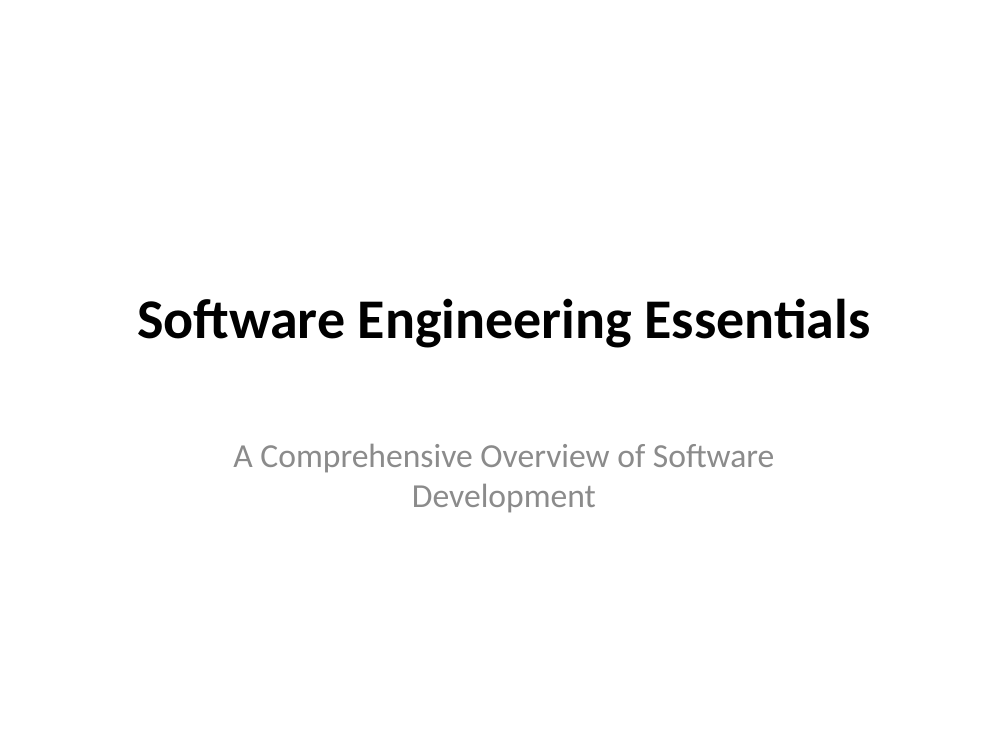
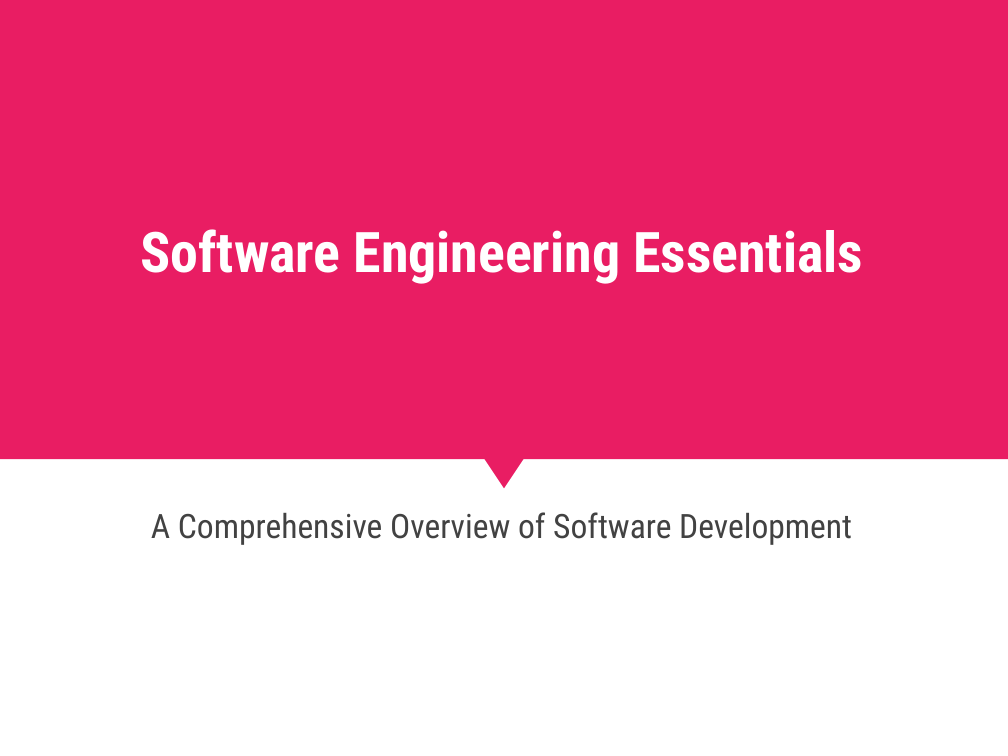
Before and after one commit to Lbelus/CRM_OSINT_COURSE, a slide deck: slide 1 of SWE_essentials/SWE_essentials_en.pptx. Drawn at 1008x756 pixels with LibreOffice and Linux fonts; fonts in the diff are those of the drawing. Boxes give left, top, right and bottom in pixels: in the first picture for what was removed or moved away, otherwise in the second. Text is boxed around its words. In the diff, an @@ line names an element or a change of style, - is before the commit and + after.

```diff
--- a/SWE_essentials/SWE_essentials_en.pptx
+++ b/SWE_essentials/SWE_essentials_en.pptx
@@ rectangle added at (0, 0, 1008, 460), fill #E91D63 @@
@@ title "Software Engineering Essentials": place and size @@
-title "Software Engineering Essentials" at (137, 298, 871, 348)
+title "Software Engineering Essentials" at (141, 229, 863, 284)
@@ title "Software Engineering Essentials" at (141, 229, 863, 284): font Calibri to Roboto Condensed, text colour #000000 to #FFFFFF @@
@@ triangle added at (466, 431, 542, 489), fill #E91D63 @@
@@ subtitle "A Comprehensive Overview of Software ...": place and size @@
-subtitle "A Comprehensive Overview of Software ..." at (233, 443, 775, 513)
+subtitle "A Comprehensive Overview of Software ..." at (151, 512, 852, 545)
@@ subtitle "A Comprehensive Overview of Software ..." at (151, 512, 852, 545): font Calibri to Roboto Condensed, text colour #8C8C8C to #424242; less space between paragraphs @@
```
Also in this commit, not shown: 81 other slides changed, 1 other file.
